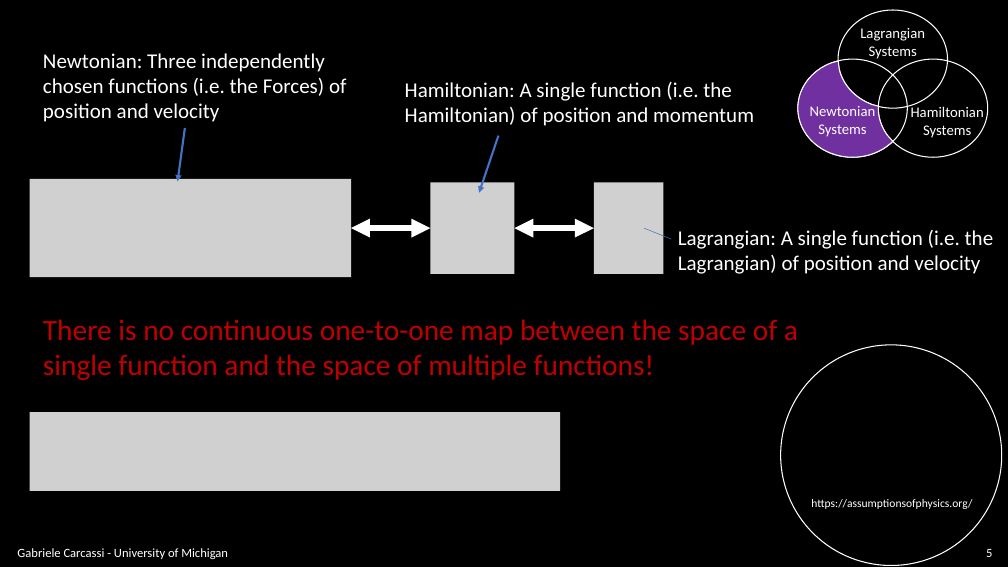
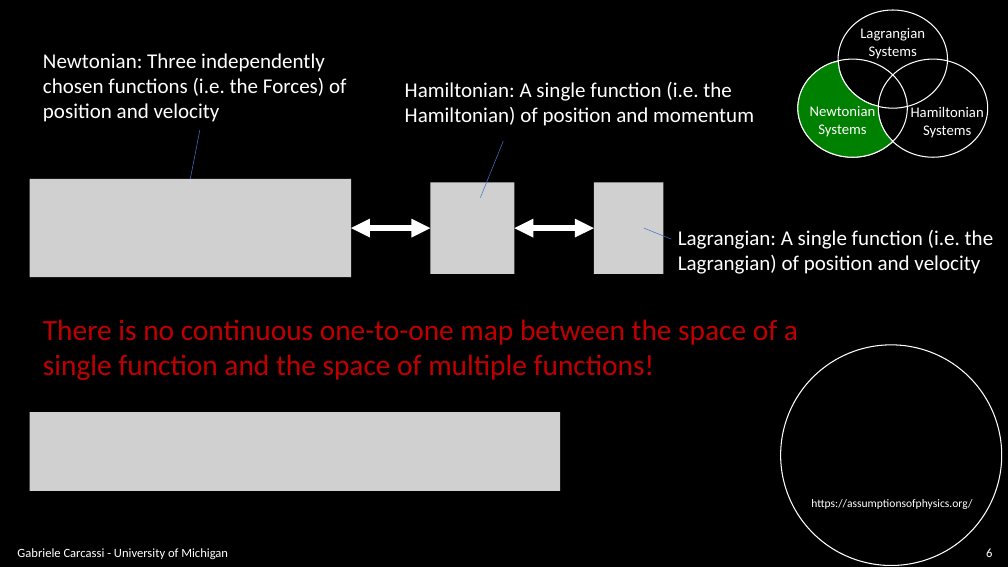
Before and after one commit to assumptionsofphysics/slides, a slide deck: slide 6 of BookCompanions-v2/RP-Class-1.pptx (slide 5 before the commit). Drawn at 1008x567 pixels with LibreOffice and Linux fonts; fonts in the diff are those of the drawing; grey boxes stand for pictures; background and template pictures are left out. Boxes give left, top, right and bottom in pixels: in the first picture for what was removed or moved away, otherwise in the second. Text is boxed around its words. In the diff, an @@ line names an element or a change of style, - is before the commit and + after.

```diff
--- a/BookCompanions-v2/RP-Class-1.pptx
+++ b/BookCompanions-v2/RP-Class-1.pptx
@@ freeform shape at [798,61,893,157]: fill #7030A0 to #008000 @@
@@ arrow moved from (185, 128) - (178, 181) to (200, 130) - (191, 179) @@
@@ arrow (200, 130) - (191, 179): arrow to line; stroke #4472C4 2 pt to #4472C4 0.5 pt @@
@@ arrow moved from (498, 135) - (479, 193) to (504, 141) - (480, 197) @@
@@ arrow (504, 141) - (480, 197): arrow to line; stroke #4472C4 2 pt to #4472C4 0.5 pt @@
@@ page number at [986,548,992,557]: text changed @@
-5
+6
```
Also in this commit, not shown: 9 other slides changed, 1 slide added.
